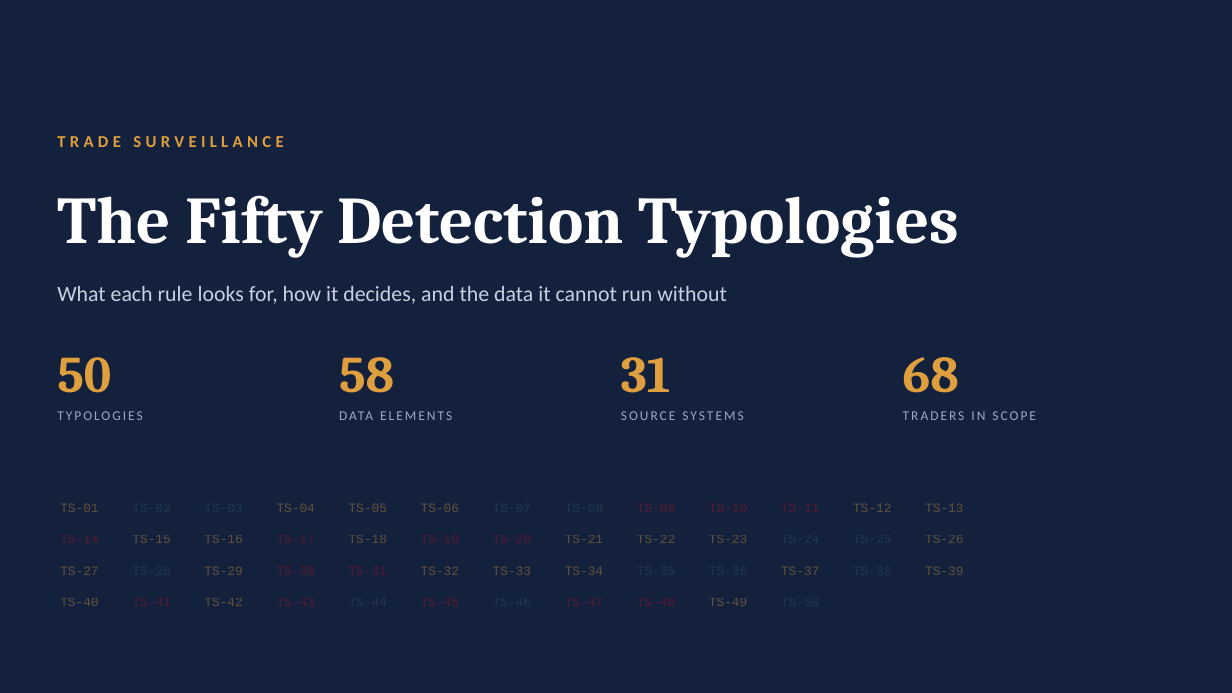
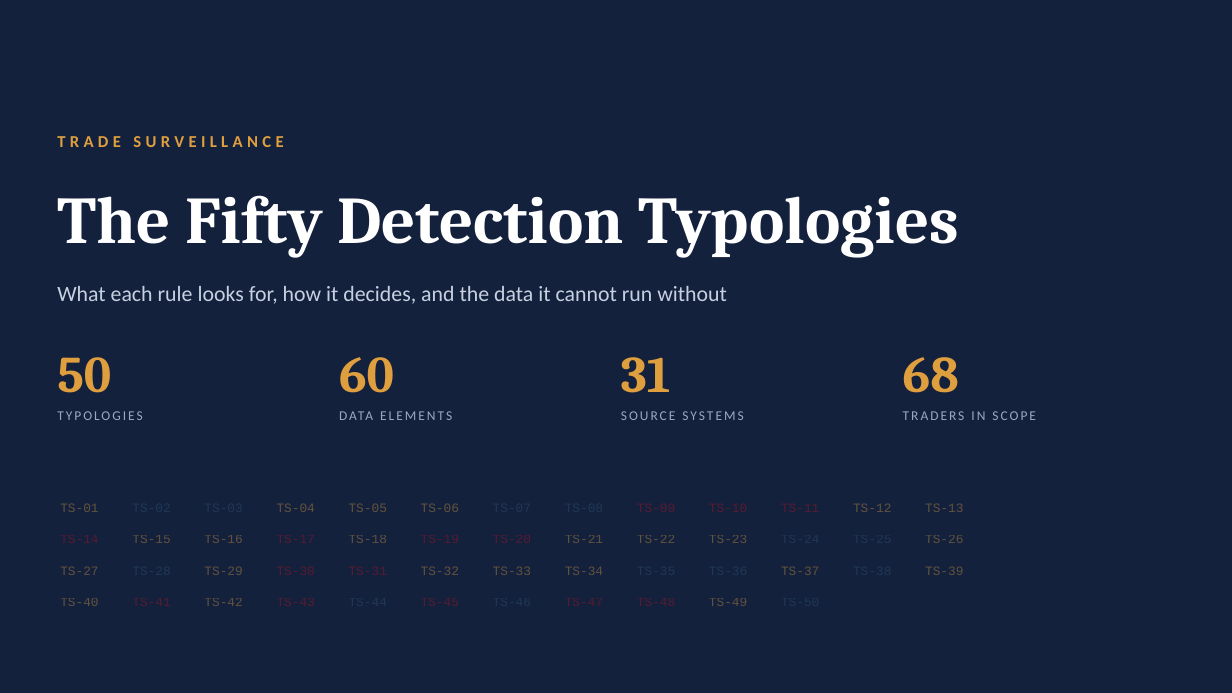
Before and after one commit to Runelord1999/DBS, a slide deck: slide 1 of Trade-Surveillance-50-Rules.pptx. Drawn at 1232x693 pixels with LibreOffice and Linux fonts; fonts in the diff are those of the drawing. Boxes give left, top, right and bottom in pixels: in the first picture for what was removed or moved away, otherwise in the second. Text is boxed around its words. In the diff, an @@ line names an element or a change of style, - is before the commit and + after.

```diff
--- a/Trade-Surveillance-50-Rules.pptx
+++ b/Trade-Surveillance-50-Rules.pptx
@@ text at (x1=339, y1=357, x2=394, y2=393): text changed @@
-58
+60
```
Also in this commit, not shown: 6 other slides changed, 2 other files.
